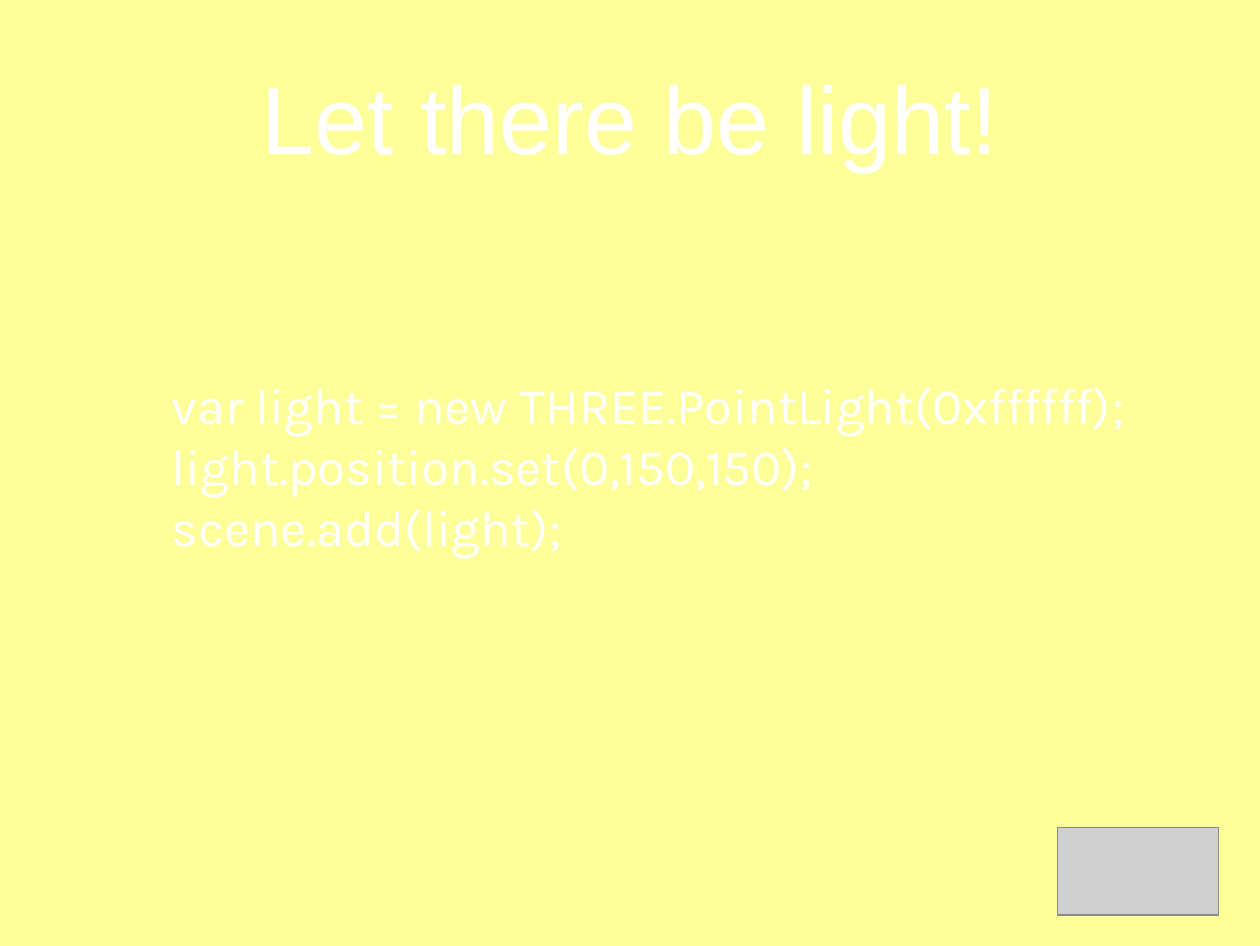
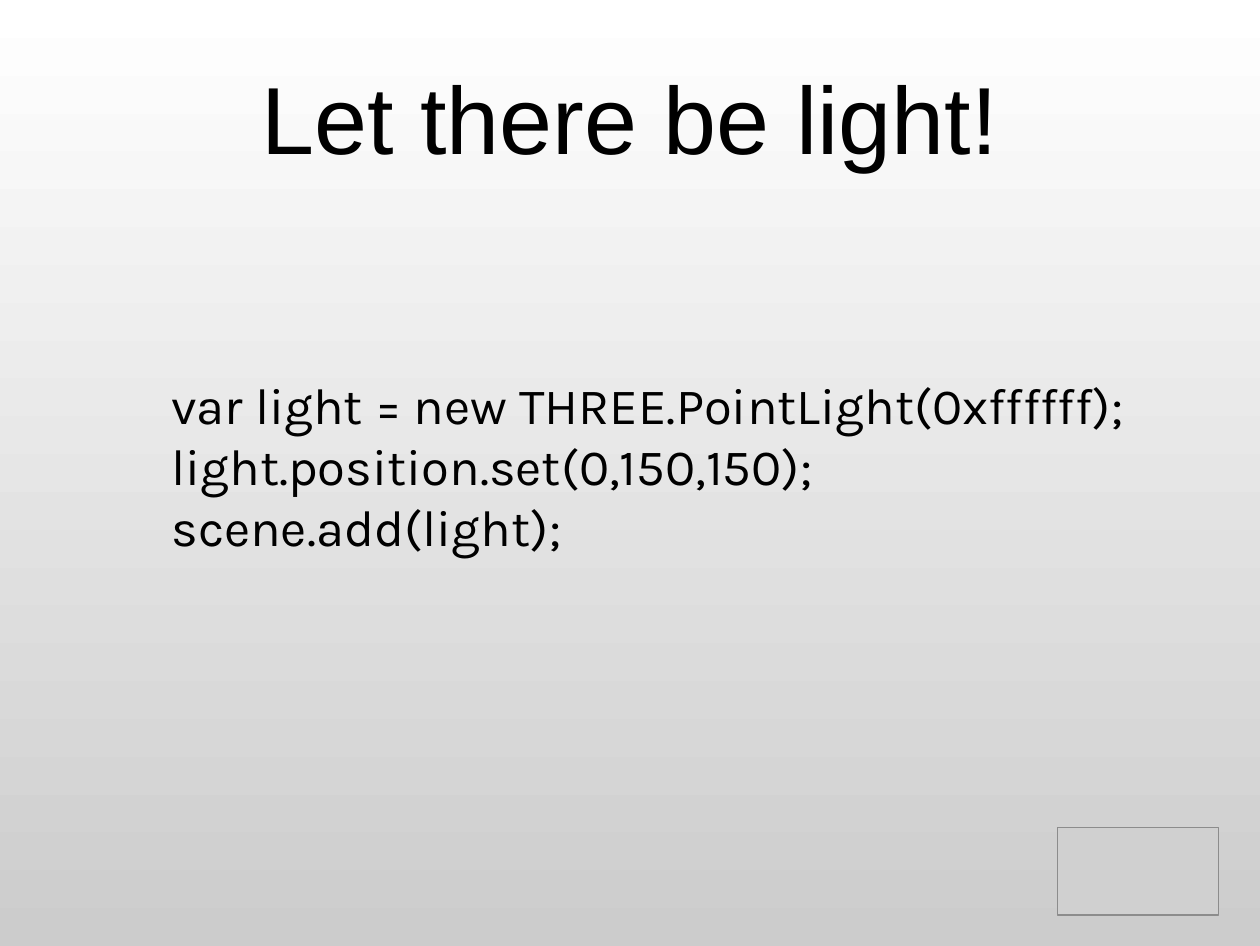
Before and after one commit to shegeek/teapots_can_fly, a slide deck: slide 26 of slides/teapots_can_fly-slides.odp. Drawn at 1260x946 pixels with LibreOffice and Linux fonts; fonts in the diff are those of the drawing; grey boxes stand for pictures. Boxes give left, top, right and bottom in pixels: in the first picture for what was removed or moved away, otherwise in the second. Text is boxed around its words. In the diff, an @@ line names an element or a change of style, - is before the commit and + after.

Commit message:
conversion to light bg done

```diff
--- a/slides/teapots_can_fly-slides.odp
+++ b/slides/teapots_can_fly-slides.odp
@@ background #FFFF99 to gradient #FFFFFF to #CCCCCC @@
@@ title added at [262,85,997,171], 60 pt, text #000000 @@
+Let there be light!
@@ subtitle added at [171,387,1124,558], 32 pt, text #000000 @@
+var light = new THREE.PointLight(0xffffff);
+light.position.set(0,150,150);
+scene.add(light);
```
Also in this commit, not shown: 28 other slides changed, 7 slides added, 7 slides removed, 6 other files.
